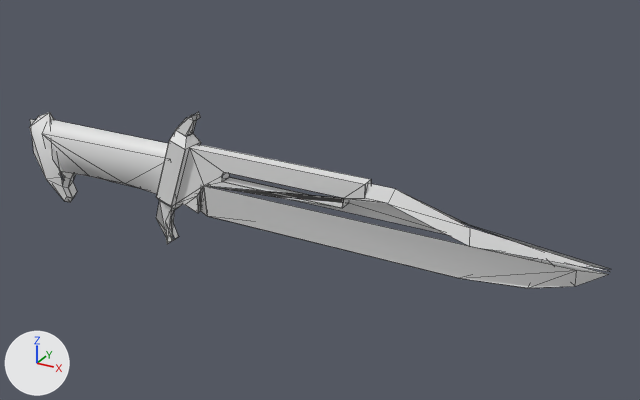
What one commit did to the Blender file krunker/knife/knifelp.blend.
Both versions are drawn from a camera (50 mm lens) standing at (2.81, -3.59, 1.87) and looking at (0.78, 0.11, 0.02). The lights are fixed; the arrows at lower left show +X, +Y and +Z. Mesh edges are drawn as thin lines.
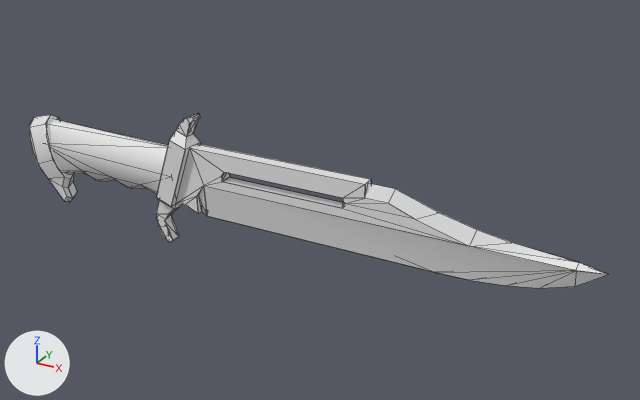
The edits, one by one:
Object 'Cylinder.001' (ob_cylinder_001) has a DECIMATE modifier named 'Decimate'.
On modifier 'Decimate' of object 'Cylinder.001' (ob_cylinder_001), ratio goes from 0.5 to 0.75.
Modifier setting: angle_limit = 0.0.
Object 'Cylinder.001' (ob_cylinder_001) has a DECIMATE modifier named 'Decimate'.
Modifier setting removed (it was symmetry_axis = 'Y').
Modifier setting: delimit = {'SHARP'}.

Where the change shows, as pixel boxes (x1, y1, x2, y2) in the pictures (640 x 400 px):
'Cylinder.001', modifiers changed: before (29, 112, 609, 288); after (29, 114, 609, 288)
